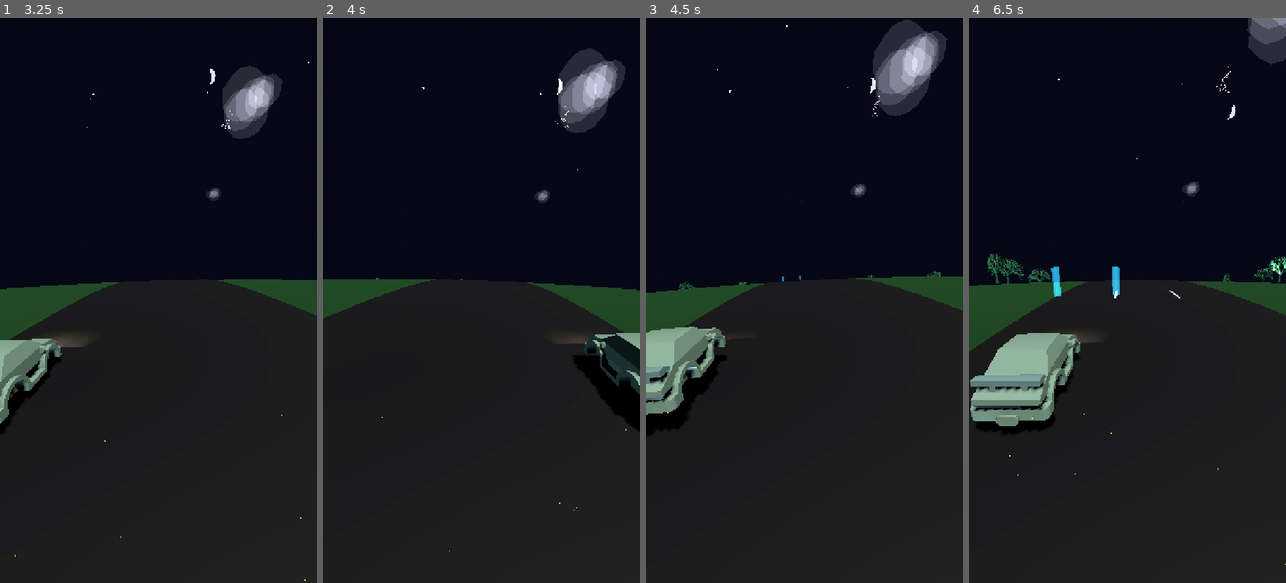
Above: before the commit, frames 1-4 (left to right).
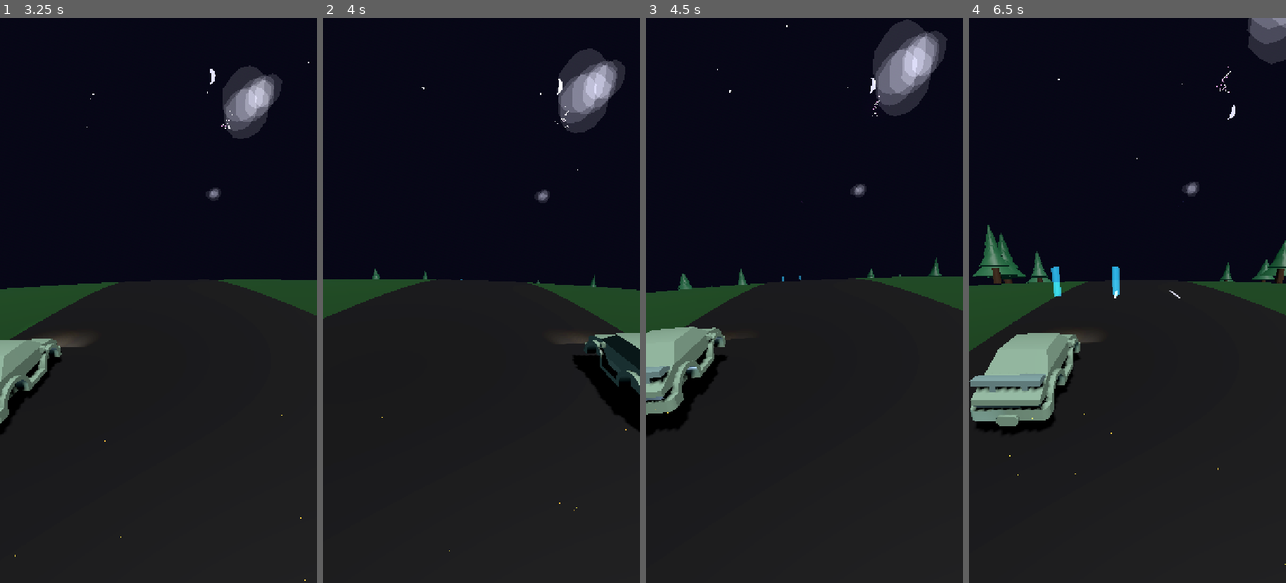
Above: after the commit, the same moments.

Repository: rooshimadethis/just-a-chill-drive
Game: Godot game, scene res://scenes/game.tscn
Two runs of this game, one before a commit and one after it. Both use one fixed random seed, a clock stepped at 60 frames per second and the inputs below.
Inputs (mouse positions are in pixels of both pictures, inside the frame that each line leads up to):
- Up to frame 1 (3.25 s): move the mouse to (228, 272) at 0.52 s; hold Right (ui_right) 0.53-1.25 s; click (228, 272) at 0.67 s; drag from (95, 328) to (142, 413) at 1.27 s; move the mouse to (190, 176) at 2.02 s; hold Right (ui_right) 2.03-2.75 s; drag from (142, 413) to (63, 215) at 2.77 s
- Up to frame 2 (4 s): move the mouse to (576, 385) at 3.52 s; hold Left (ui_left) from 3.53 s (still down)
- Up to frame 3 (4.5 s): release Left (ui_left) at 4.25 s; drag from (709, 215) to (756, 159) at 4.27 s
- Up to frame 4 (6.5 s): move the mouse to (1143, 300) at 5.02 s; hold Left (ui_left) 5.03-5.75 s; click (1143, 300) at 5.17 s; drag from (1079, 159) to (1064, 328) at 5.77 s

Frame 1 is identical in both runs. In frame 2, less than 0.1% of the frame differs, in the area x 15-87%, y 44-48%; in frame 3, 0.2%; in frame 4, 1.2%, in the area x 1-100%, y 36-47%.

Commit message:
cone trees lol

Diff:
--- a/scripts/tree_spawner.gd
+++ b/scripts/tree_spawner.gd
@@ -76,135 +76,74 @@
 	return template.duplicate()
 
 func _create_tree_mesh() -> Node3D:
-	# Create a temporary container for the fractal tree structure
-	var temp_container = Node3D.new()
+	# Create a container for the tree
+	var tree_root = Node3D.new()
 
-	# Generate L-System sentence for fractal structure
-	var l_sys = LSystem.new()
-	l_sys.axiom = "F"
-	l_sys.rules = {
-		"F": "F[+F][-F][++F][--F]"  # Organic branching pattern
-	}
-	l_sys.iterations = 3
-	var sentence = l_sys.generate_sentence()
-
-	# Prepare Material (Shared)
-	var mat
+	# Get the winding shader
 	var shader = null
 	if game_manager and game_manager.has_method("get_winding_shader"):
 		shader = game_manager.get_winding_shader()
 
+	# 1. TRUNK MATERIAL
+	var trunk_mat
 	if shader:
-		mat = ShaderMaterial.new()
-		mat.shader = shader
-		mat.set_shader_parameter("albedo", Color(0.2, 0.5, 0.3))
-		mat.set_shader_parameter("emission", Color(0.3, 0.6, 0.4))
-		mat.set_shader_parameter("emission_energy", 0.0)  # No glow on trees
+		trunk_mat = ShaderMaterial.new()
+		trunk_mat.shader = shader
+		trunk_mat.set_shader_parameter("albedo", Color(0.35, 0.25, 0.15)) # Dark Brown
+		trunk_mat.set_shader_parameter("emission_energy", 0.0)
 	else:
-		mat = StandardMaterial3D.new()
-		mat.albedo_color = Color(0.2, 0.5, 0.3)
-		mat.emission_enabled = false  # No glow on trees
-		mat.emission = Color(0.3, 0.6, 0.4)
-		mat.emission_energy_multiplier = 0.0
+		trunk_mat = StandardMaterial3D.new()
+		trunk_mat.albedo_color = Color(0.35, 0.25, 0.15)
 
-	# Draw the tree structure into temp_container (creates many MeshInstance3D children)
-	_draw_3d_tree(temp_container, sentence, mat)
+	# 2. FOLIAGE MATERIAL
+	var foliage_mat
+	if shader:
+		foliage_mat = ShaderMaterial.new()
+		foliage_mat.shader = shader
+		# Randomize green slightly for specific tree template
+		var green_var = randf_range(0.0, 0.15)
+		foliage_mat.set_shader_parameter("albedo", Color(0.1 + green_var, 0.4 + green_var, 0.2 + green_var))
+		foliage_mat.set_shader_parameter("emission_energy", 0.0)
+	else:
+		foliage_mat = StandardMaterial3D.new()
+		foliage_mat.albedo_color = Color(0.1, 0.4, 0.2)
 
-	# --- OPTIMIZATION START ---
-	# Merge all branch meshes into a single MeshInstance3D to reduce draw calls
-	var st = SurfaceTool.new()
-	st.begin(Mesh.PRIMITIVE_TRIANGLES)
+	# --- BUILD TRUNK ---
+	var trunk = MeshInstance3D.new()
+	var trunk_mesh = CylinderMesh.new()
+	trunk_mesh.top_radius = 0.4
+	trunk_mesh.bottom_radius = 0.5
+	trunk_mesh.height = 2.0
+	trunk_mesh.radial_segments = 6 # Low poly
+	trunk_mesh.rings = 1
+	trunk.mesh = trunk_mesh
+	trunk.position.y = 1.0
+	trunk.material_override = trunk_mat
+	tree_root.add_child(trunk)
 
-	for child in temp_container.get_children():
-		if child is MeshInstance3D:
-			st.append_from(child.mesh, 0, child.transform)
-			child.queue_free() # Mark for deletion
+	# --- BUILD FOLIAGE (Stacked Cones) ---
+	var tiers = randi_range(3, 4)
+	var current_y = 1.5
+	var current_radius = 2.5
+	var height_step = 1.8
 
-	temp_container.queue_free() # We don't need the container anymore
+	for i in range(tiers):
+		var cone = MeshInstance3D.new()
+		var cone_mesh = CylinderMesh.new()
+		cone_mesh.bottom_radius = current_radius
+		cone_mesh.top_radius = 0.0 # Cone
+		cone_mesh.height = 2.5
+		cone_mesh.radial_segments = 7 # Low poly, odd number looks deeper
+		cone_mesh.rings = 1
 
-	# Final merged mesh
-	var merged_mesh = st.commit()
-	var final_instance = MeshInstance3D.new()
-	final_instance.mesh = merged_mesh
-	final_instance.set_surface_override_material(0, mat)
-	# --- OPTIMIZATION END ---
+		cone.mesh = cone_mesh
+		cone.position.y = current_y + (cone_mesh.height / 2.0) - 0.5 # Overlap
+		cone.material_override = foliage_mat
 
-	return final_instance
+		tree_root.add_child(cone)
 
-func _draw_3d_tree(container: Node3D, sentence: String, material: Material):
-	# Turtle state
-	var transform_stack = []
-	var current_pos = Vector3.ZERO
-	var current_dir = Vector3.UP  # Start pointing up
-	var step_length = 1.2
-	var branch_angle = 25.0
-	var branch_thickness = 0.15
+		# Move up and shrink for next tier
+		current_y += 1.2
+		current_radius *= 0.65
 
-	for char in sentence:
-		match char:
-			"F":
-				# Draw a branch segment
-				var next_pos = current_pos + current_dir * step_length
-				var branch = _create_branch_segment(current_pos, next_pos, branch_thickness, material)
-				container.add_child(branch)
-				current_pos = next_pos
-				# Reduce thickness and length for natural taper
-				step_length *= 0.85
-				branch_thickness *= 0.75
-			"+":
-				# Rotate around Z axis (right) with organic variation
-				var angle = deg_to_rad(branch_angle + randf_range(-8, 8))
-				current_dir = current_dir.rotated(Vector3(0, 0, 1), angle)
-			"-":
-				# Rotate around Z axis (left) with organic variation
-				var angle = deg_to_rad(branch_angle + randf_range(-8, 8))
-				current_dir = current_dir.rotated(Vector3(0, 0, 1), -angle)
-			"[":
-				# Save state
-				transform_stack.push_back([current_pos, current_dir, step_length, branch_thickness])
-			"]":
-				# Restore state
-				if transform_stack.size() > 0:
-					var state = transform_stack.pop_back()
-					current_pos = state[0]
-					current_dir = state[1]
-					step_length = state[2]
-					branch_thickness = state[3]
-
-func _create_branch_segment(start: Vector3, end: Vector3, thickness: float, material: Material) -> MeshInstance3D:
-	# Create a cylinder for the branch
-	var mesh_inst = MeshInstance3D.new()
-	var cylinder = CylinderMesh.new()
-
-	# Calculate length and orientation
-	var length = start.distance_to(end)
-	cylinder.height = length
-	cylinder.top_radius = thickness
-	cylinder.bottom_radius = thickness * 1.2  # Slight taper
-	cylinder.radial_segments = 4  # Reduced from 6 for better performance
-	cylinder.rings = 1  # Reduced from default for performance
-
-	mesh_inst.mesh = cylinder
-	# Reuse the same material resource for the template to save memory/draw calls if batched
-	# We will duplicate it when instantiating the tree row
-	mesh_inst.set_surface_override_material(0, material)
-
-	# Position at midpoint
-	var midpoint = (start + end) / 2.0
-	mesh_inst.position = midpoint
-
-	# Orient the cylinder to point from start to end
-	var direction = (end - start).normalized()
-	if direction.length() > 0.001:  # Avoid zero-length branches
-		# Align Y-axis (cylinder's default up) with the direction vector
-		var up = Vector3.UP
-		if abs(direction.dot(up)) > 0.99:  # Nearly parallel
-			up = Vector3.RIGHT
-		var right = direction.cross(up).normalized()
-		var forward = right.cross(direction).normalized()
-
-		# Create basis from direction vectors
-		var basis = Basis(right, direction, forward)
-		mesh_inst.basis = basis
-
-	return mesh_inst
+	return tree_root
